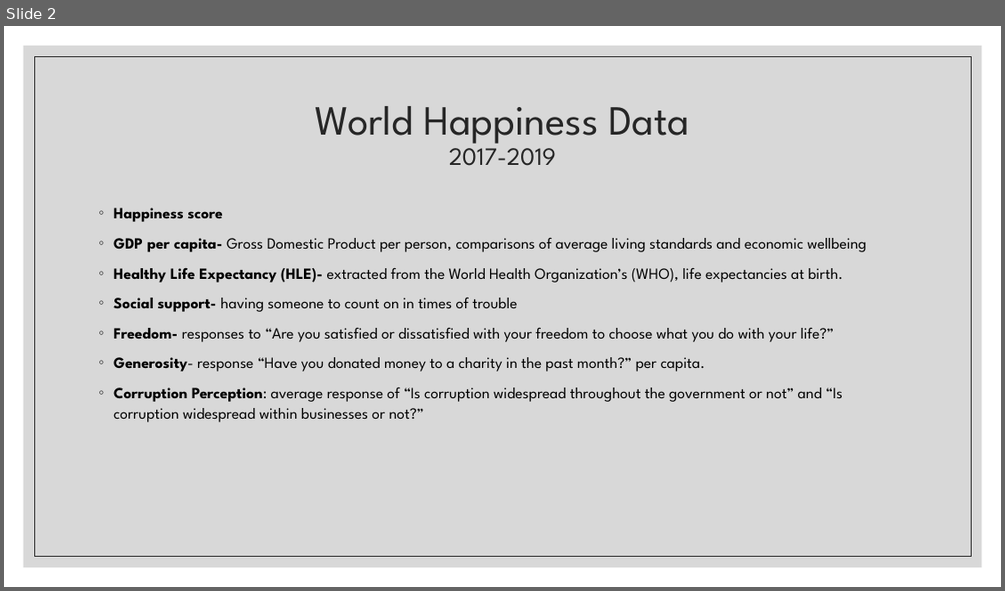
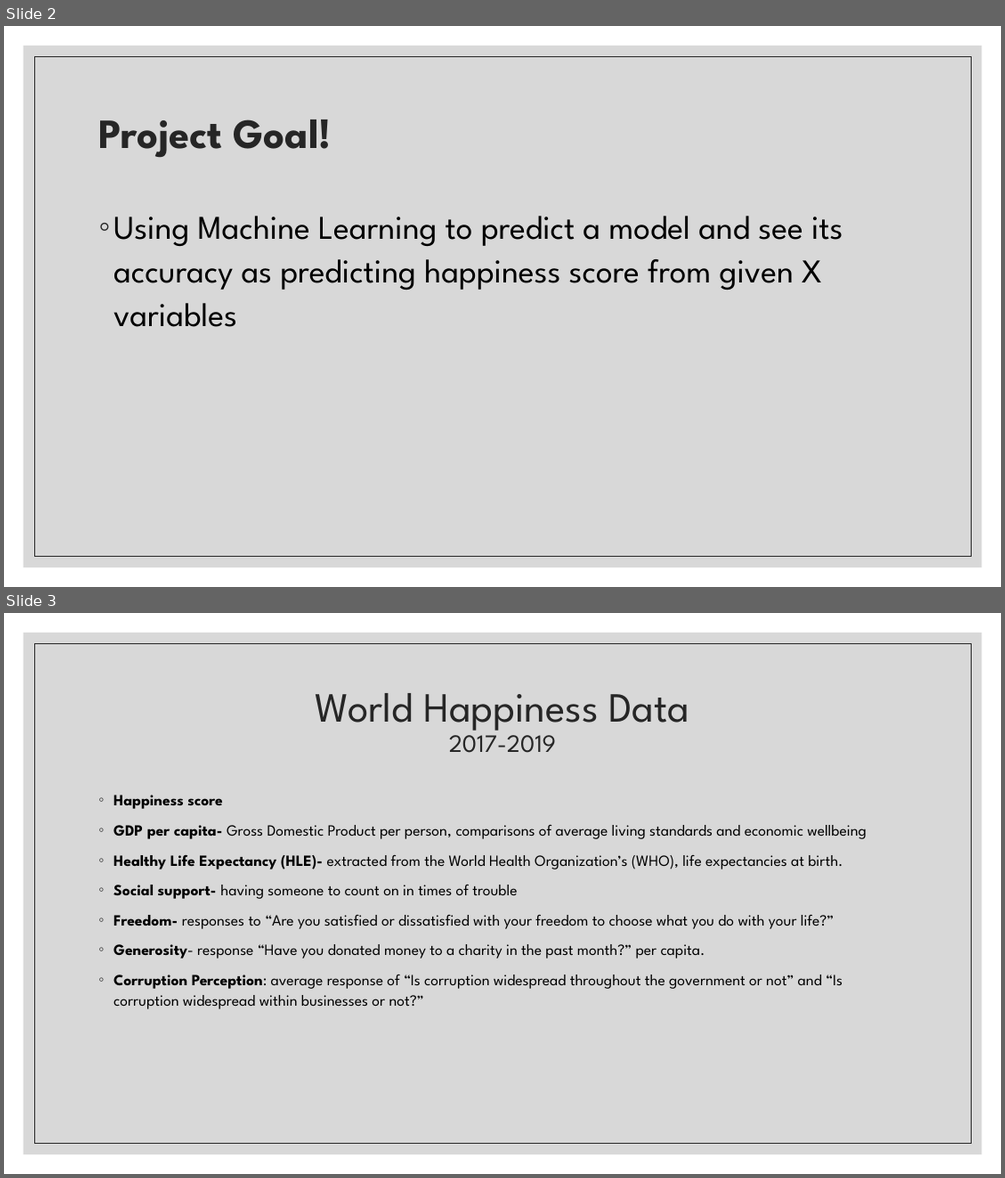
Before and after one commit to Lanpham0110/Final_Project, a slide deck: Final Project Presentation.pptx. Shown one above the other, each under a label of ours: slide 2 before the commit, slides 2 and 3 after it. The pictures are 1005x591 and 1005x1178 pixels, drawn with LibreOffice and Linux fonts; fonts in the diff are those of the drawing. Boxes give left, top, right and bottom in pixels: in the first picture for what was removed or moved away, otherwise in the second. Text is boxed around its words. In the diff, an @@ line names an element or a change of style, - is before the commit and + after.

```diff
--- a/Final Project Presentation.pptx
+++ b/Final Project Presentation.pptx
@@ slide 2 added at [4,26,1001,587], background #FFFFFF; not listed: 2 template elements that a slide beside it also shows @@
@@ title added at [98,119,332,158], 40 pt, text #262626, bold @@
+Project Goal!
@@ text added at [113,216,843,327], 32 pt, text #000000 @@
+◦ Using Machine Learning to predict a model and see its accuracy as predicting happiness score from given X variables
@@ what was slide 2 is now slide 3 @@
```
Also in this commit, not shown: 1 slide changed, 1 other slide added, 1 other file.
